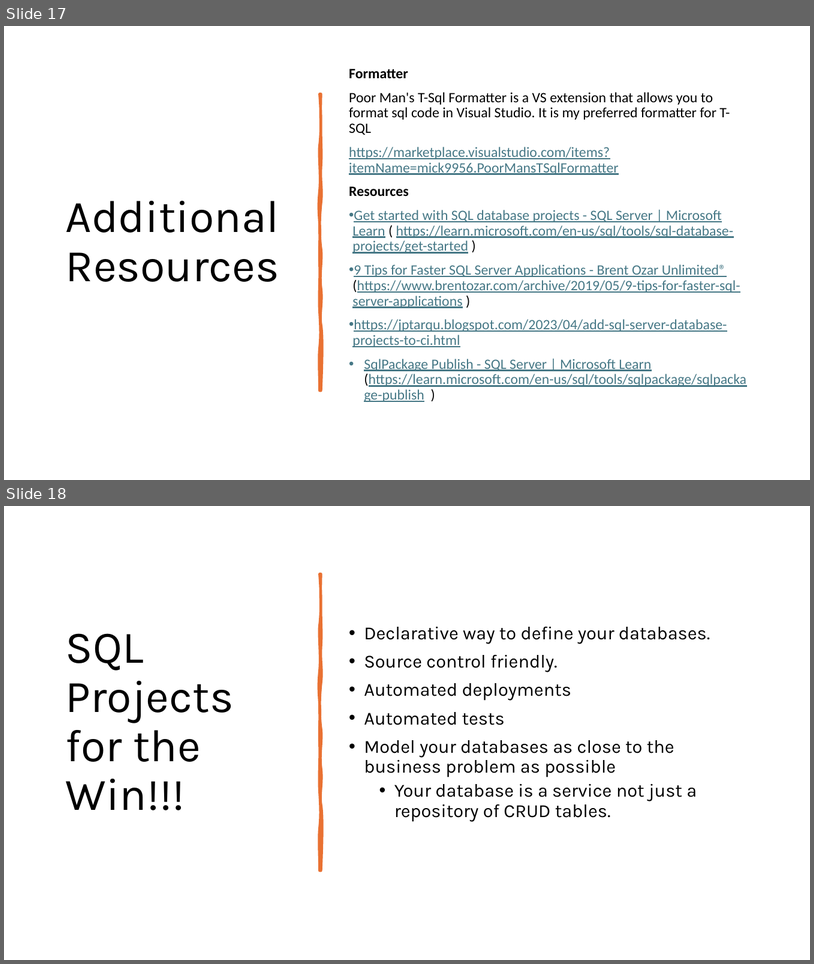
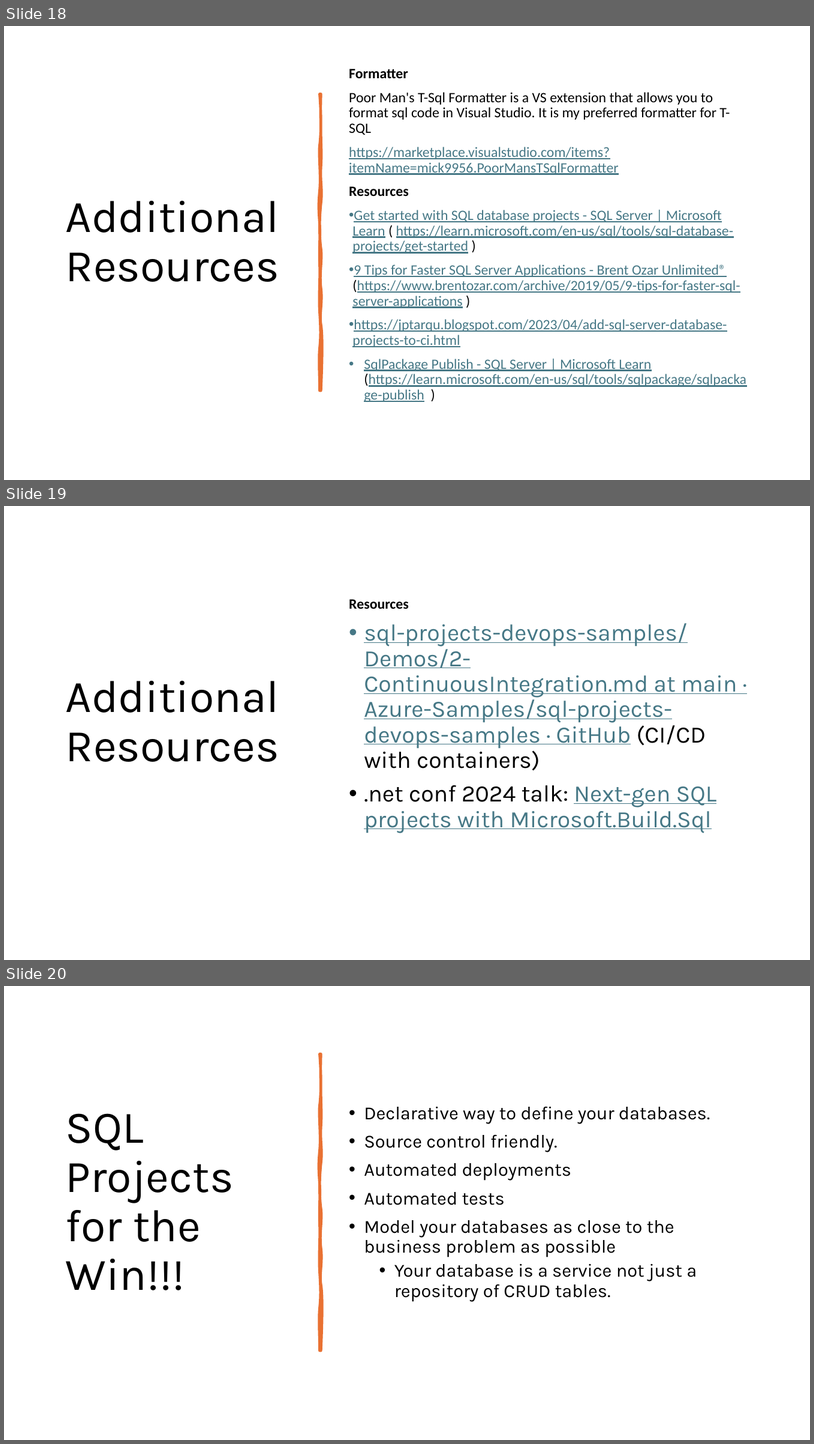
Before and after one commit to TheJuanitoLearnsShow/PodcastsManager, a slide deck: slides/VS sql project.pptx. Shown one above the other, each under a label of ours: slides 17 and 18 before the commit, slides 18, 19 and 20 after it. The pictures are 814x964 and 814x1444 pixels, drawn with LibreOffice and Linux fonts; fonts in the diff are those of the drawing. Boxes give left, top, right and bottom in pixels: in the first picture for what was removed or moved away, otherwise in the second. Text is boxed around its words. In the diff, an @@ line names an element or a change of style, - is before the commit and + after.

Commit message:
Automated tests pre-build

```diff
--- a/slides/VS sql project.pptx
+++ b/slides/VS sql project.pptx
@@ slide 19 added at (4, 506, 810, 960), background #FFFFFF @@
@@ text added at (349, 599, 738, 833), 28 pt, text #467886, underline @@
+Resources
+• sql-projects-devops-samples/Demos/2-ContinuousIntegration.md at main · Azure-Samples/sql-projects-devops-samples · GitHub (CI/CD with containers)
+• .net conf 2024 talk: Next-gen SQL projects with Microsoft.Build.Sql
@@ title added at (66, 681, 280, 762), 54 pt, text #000000 @@
+Additional Resources
@@ what was slide 17 is now slide 18 @@
@@ what was slide 18 is now slide 20 @@
```
Also in this commit, not shown: 1 other slide added, 11 other files.
